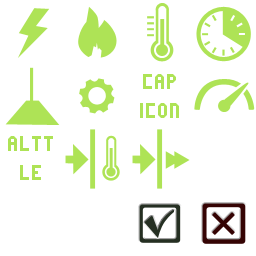
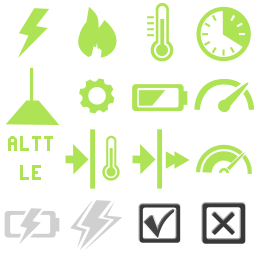
The second (256, 256) image is a revision of the first. Changes to its layers:
removed layer "CAP ICON" over box(140, 74, 179, 118)
painted on "Shape 2 copy", masked it over box(132, 129, 190, 189)
painted on "Shape 2", masked it over box(65, 129, 120, 189)
painted on "Throttle", masked it over box(194, 78, 254, 112)
painted on "GEAR", masked it over box(79, 78, 114, 114)
painted on "timer", masked it over box(196, 6, 251, 62)
painted on "thermometer", masked it over box(147, 3, 174, 62)
painted on "notch", masked it over box(5, 100, 60, 126)
painted on "Shape 3", masked it over box(144, 210, 174, 238)
painted on "Shape 1 copy 3", masked it over box(139, 204, 181, 243)
painted on "Shape 1" (2nd of 3), masked it over box(202, 203, 246, 244)
added layer "battery icon" above "Shape 1" over box(132, 84, 188, 112)
added layer "Shape 1" (3rd of 3) above "carging batter" over box(196, 144, 252, 174)
added layer "carging batter" above "Shape 5" over box(4, 208, 60, 244)
added layer "Shape 5" above "Shape 4" over box(70, 201, 92, 248)
added layer "Shape 4" above "discharge" over box(85, 201, 122, 250)
added layer "discharge" above "bolt" over box(80, 200, 111, 250)
painted on "bolt" (2nd of 2), masked it over box(19, 8, 49, 47)
painted on "heat", masked it over box(78, 11, 117, 57)
